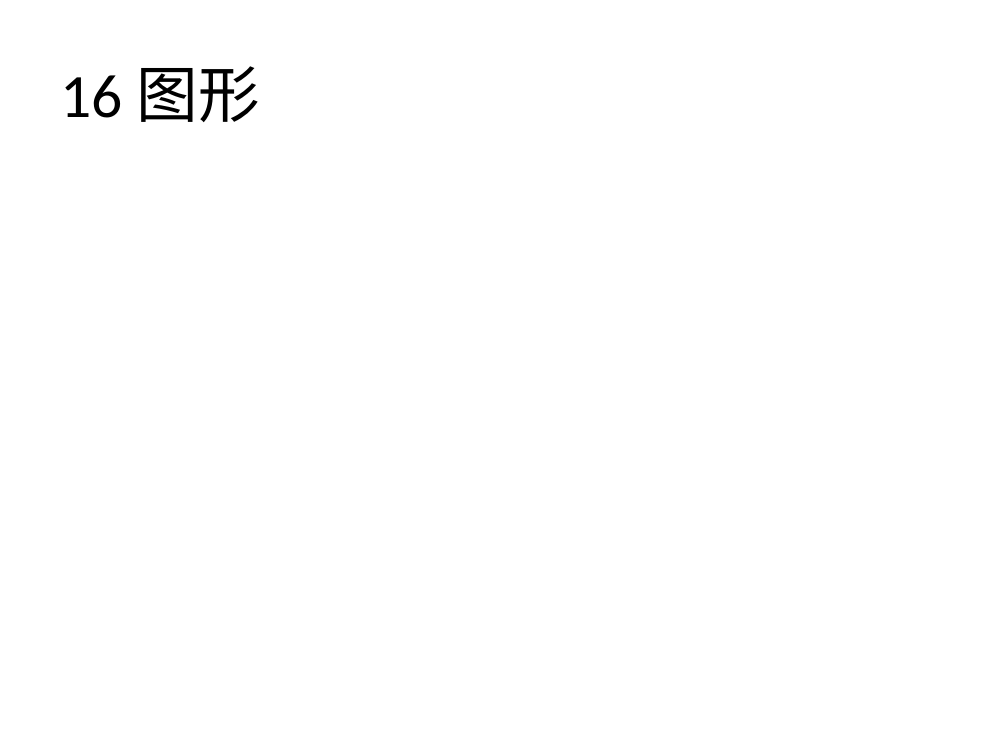
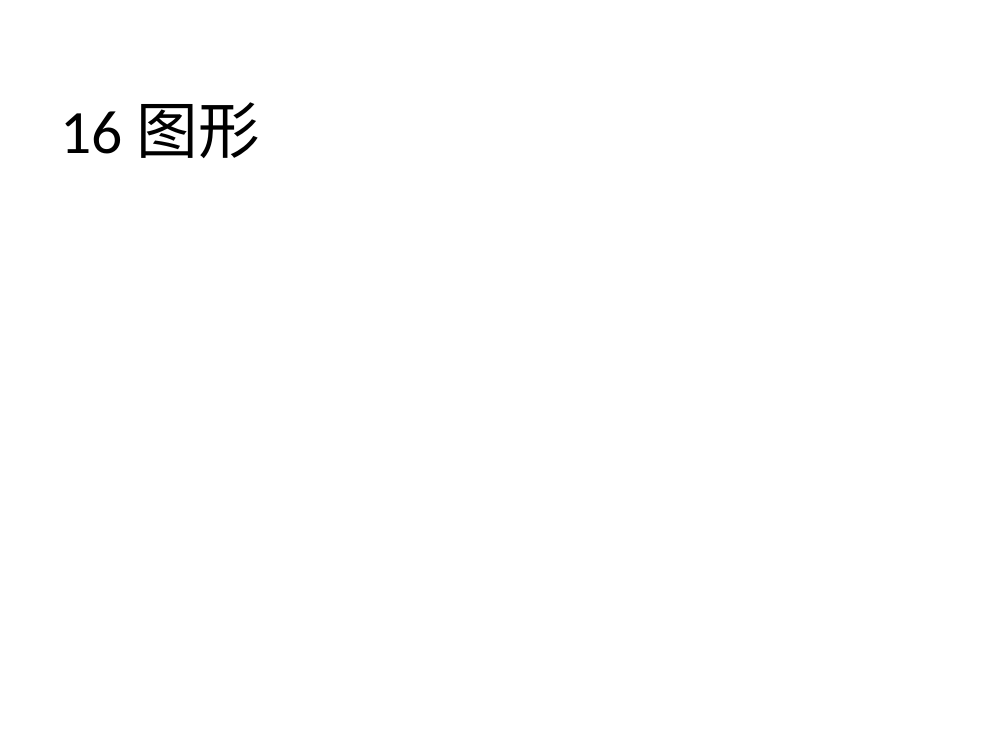
Before and after one commit to zhinan18/Python3, a slide deck: slide 140 of readme/Python3.pptx. Drawn at 1008x756 pixels with LibreOffice and Linux fonts; fonts in the diff are those of the drawing. Boxes give left, top, right and bottom in pixels: in the first picture for what was removed or moved away, otherwise in the second. Text is boxed around its words. In the diff, an @@ line names an element or a change of style, - is before the commit and + after.

```diff
--- a/readme/Python3.pptx
+++ b/readme/Python3.pptx
@@ title "16 图形": place and size @@
-title "16 图形" at (60, 66, 260, 122)
+title "16 图形" at (60, 102, 260, 158)
```
Also in this commit, not shown: 1 other slide changed, 6 slides added, 29 other files.
